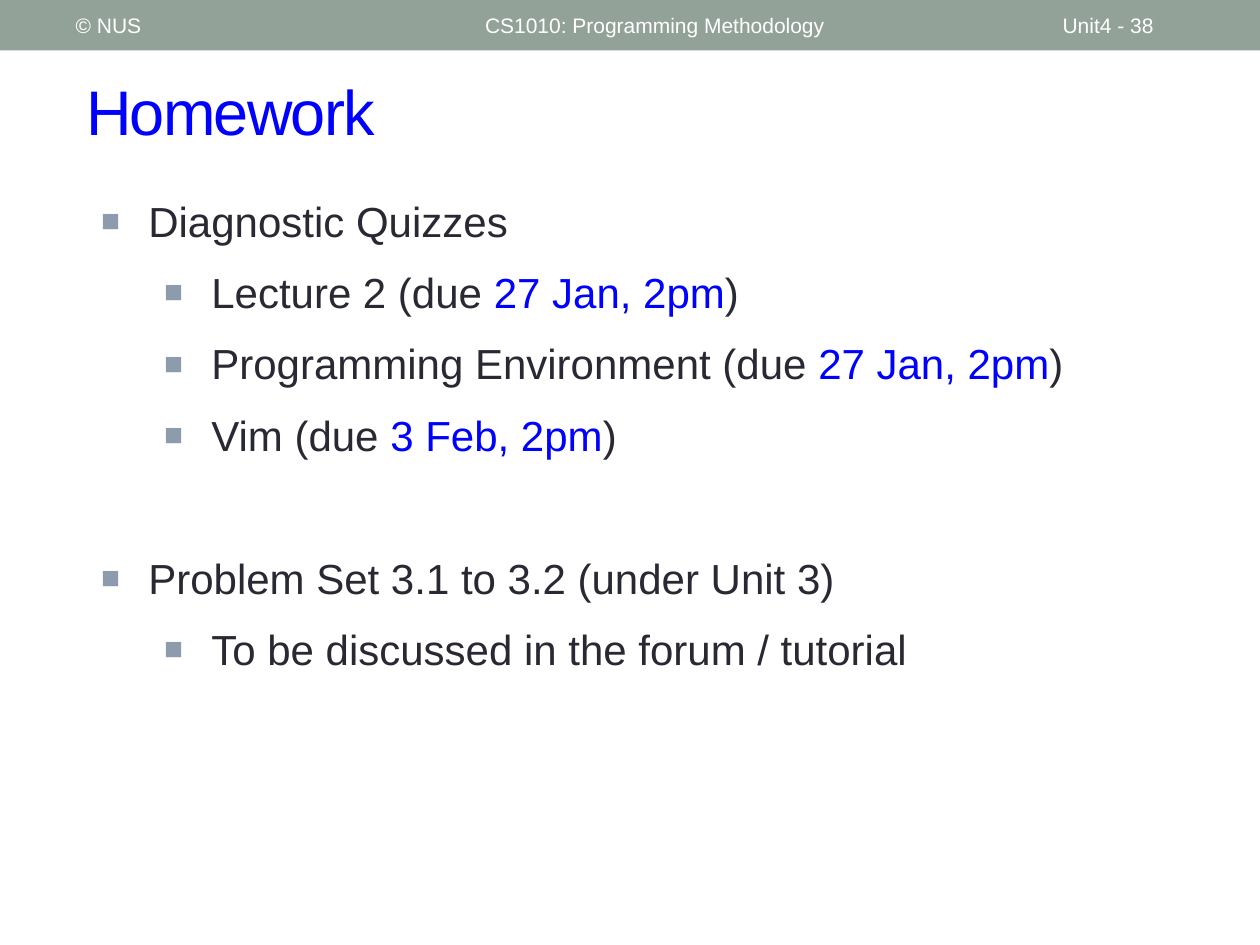
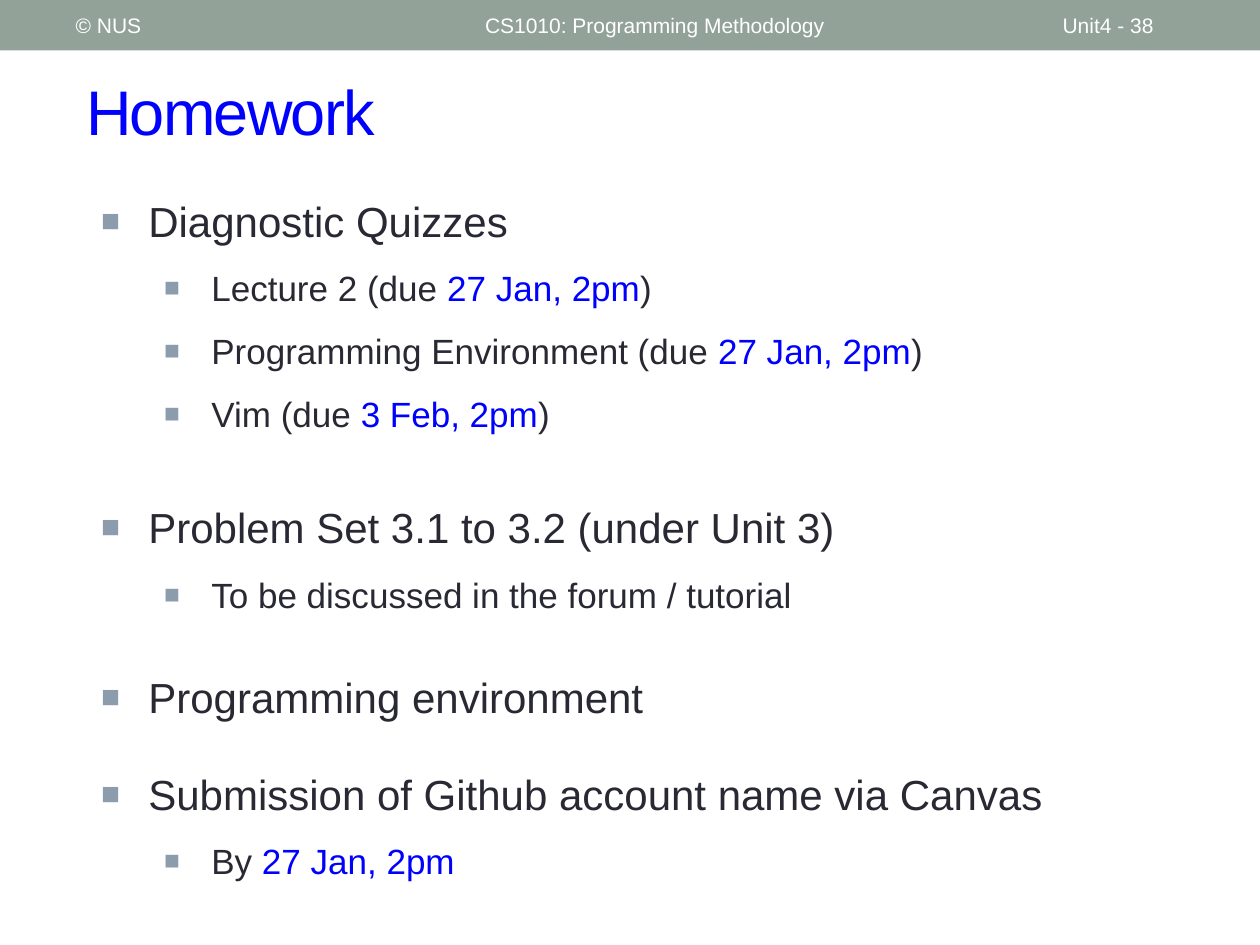
Before and after one commit to nus-cs1010-2526-s2/website, a slide deck: slide 38 of slides/Week2.pptx. Drawn at 1260x945 pixels with LibreOffice and Linux fonts; fonts in the diff are those of the drawing. Boxes give left, top, right and bottom in pixels: in the first picture for what was removed or moved away, otherwise in the second. Text is boxed around its words. In the diff, an @@ line names an element or a change of style, - is before the commit and + after.

```diff
--- a/slides/Week2.pptx
+++ b/slides/Week2.pptx
@@ text at [211,275,923,609]: size 24 to 20 pt in "Lecture 2 (due 27 Jan, 2pm)", "Programming Environment (due 27 Jan, 2pm)", "Vim (due 3 Feb, 2pm)", "To be discussed in the forum / ..." @@
@@ text at [148,682,1042,881]: paragraphs added @@
+■ Programming environment
+■ Submission of Github account name via Canvas
+  ■ By 27 Jan, 2pm
```
Also in this commit, not shown: 1 other slide changed, 1 other file.
